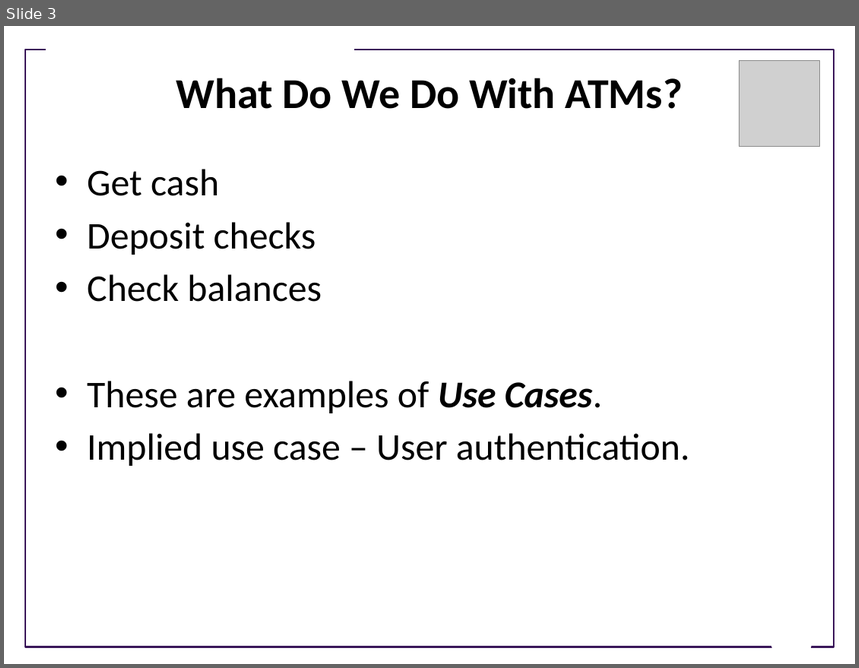
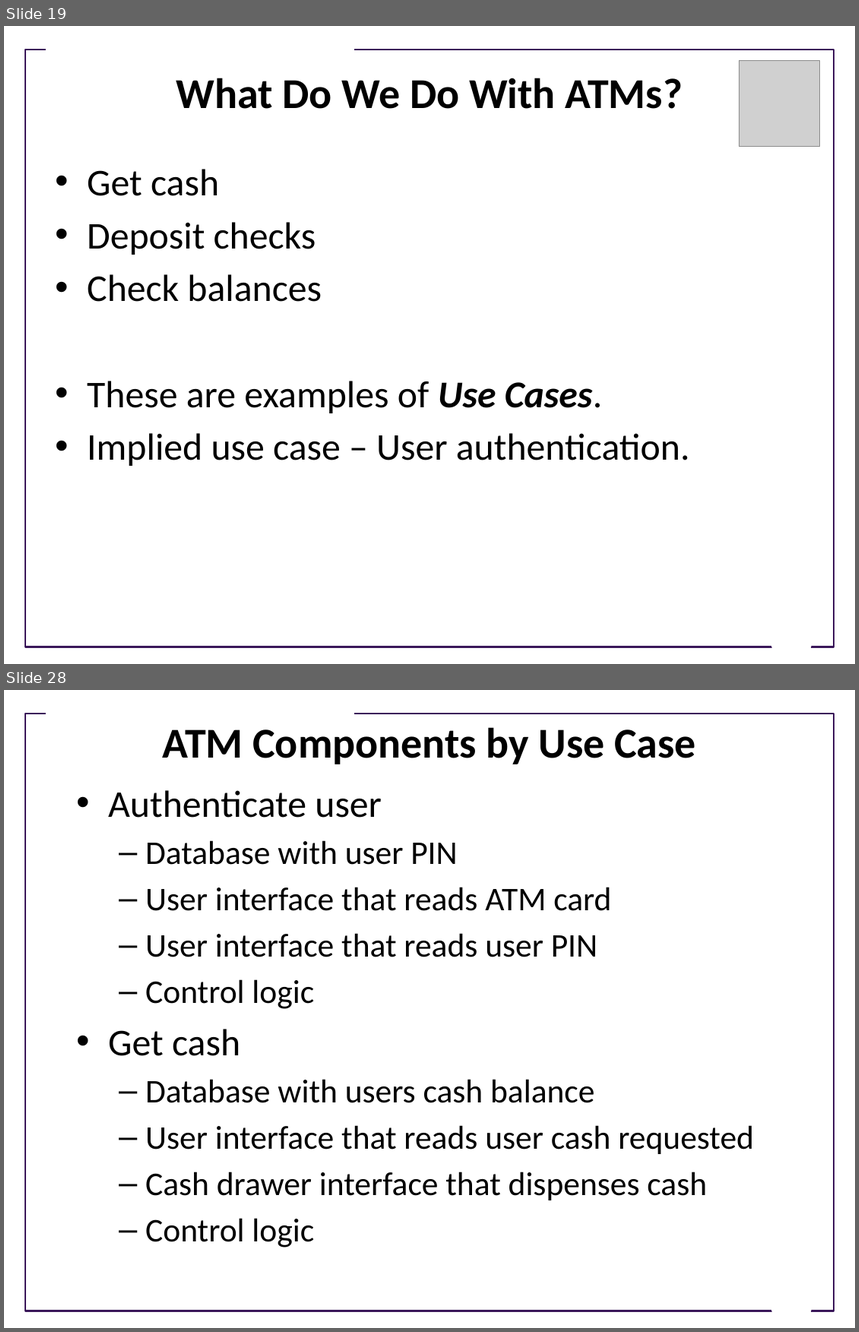
Before and after one commit to UWDIRECT/UWDIRECT.github.io, a slide deck: Wi22_content/SEDS/Use_cases.pptx. Shown one above the other, each under a label of ours: slide 3 before the commit, slides 19 and 28 after it; the slides between them are not shown. The pictures are 859x668 and 859x1332 pixels, drawn with LibreOffice and Linux fonts; fonts in the diff are those of the drawing; grey boxes stand for pictures; background and template pictures are left out. Boxes give left, top, right and bottom in pixels: in the first picture for what was removed or moved away, otherwise in the second. Text is boxed around its words. In the diff, an @@ line names an element or a change of style, - is before the commit and + after.

```diff
--- a/Wi22_content/SEDS/Use_cases.pptx
+++ b/Wi22_content/SEDS/Use_cases.pptx
@@ slide 28 added at box(4, 690, 855, 1328), background #FFFFFF; not listed: 3 template elements that a slide beside it also shows @@
@@ title added at box(162, 727, 696, 764), 36 pt, text #000000, bold @@
+ATM Components by Use Case
@@ text added at box(108, 790, 754, 1201), 28 pt, text #000000 @@
+• Authenticate user
+  – Database with user PIN
+  – User interface that reads ATM card
+  – User interface that reads user PIN
+  – Control logic
+• Get cash
+  – Database with users cash balance
+  – User interface that reads user cash requested
+  – Cash drawer interface that dispenses cash
+  – Control logic
@@ what was slide 3 is now slide 19 @@
```
Also in this commit, not shown: 2 slides changed, 28 other slides added, 2 slides removed.
